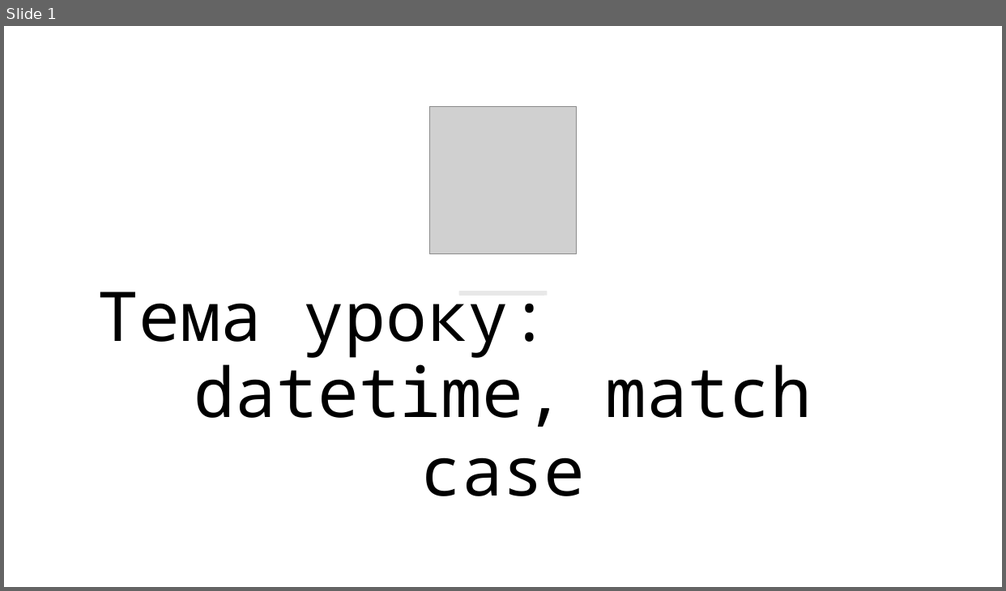
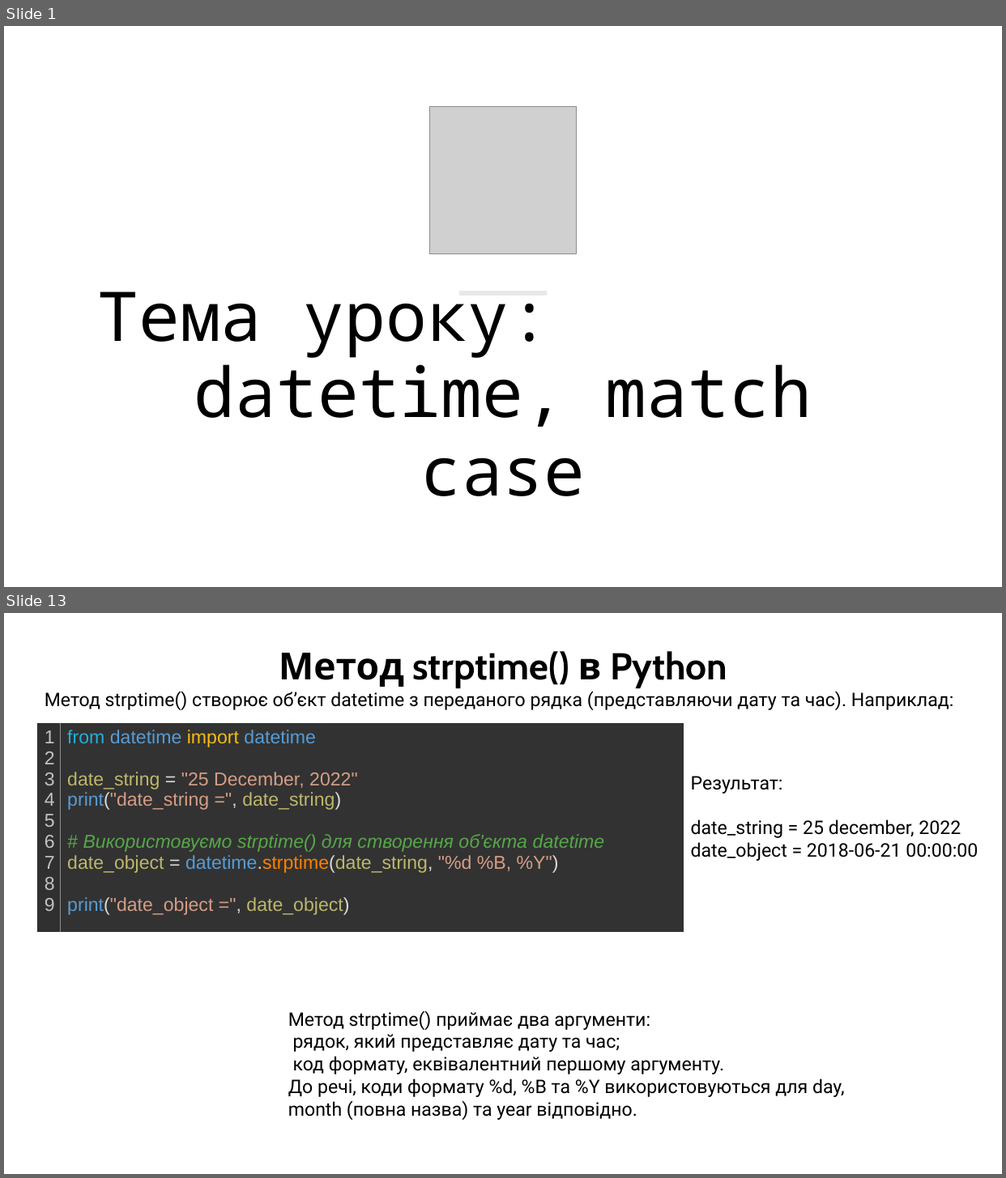
Before and after one commit to arg3ntuum/PythonCourse, a slide deck: Python Урок 22 datetime, match case.pptx. Shown one above the other, each under a label of ours: slide 1 before the commit, slides 1 and 13 after it; the slides between them are not shown. The pictures are 1006x591 and 1006x1178 pixels, drawn with LibreOffice and Linux fonts; fonts in the diff are those of the drawing; grey boxes stand for pictures. Boxes give left, top, right and bottom in pixels: in the first picture for what was removed or moved away, otherwise in the second. Text is boxed around its words. In the diff, an @@ line names an element or a change of style, - is before the commit and + after.

```diff
--- a/Python Урок 22 datetime, match case.pptx
+++ b/Python Урок 22 datetime, match case.pptx
@@ slide 13 added at [4, 613, 1002, 1174], background #FFFFFF @@
@@ text added at [279, 651, 727, 688], 36 pt, text #000000, bold @@
+Метод strptime() в Python
@@ text added at [44, 691, 954, 710], 18 pt, text #000000 @@
+Метод strptime() створює об’єкт datetime з переданого рядка (представляючи дату та час). Наприклад:
@@ table added at [37, 723, 684, 933], 1 rows, 2 columns @@
+1 / 2 / 3 / 4 / 5 / 6 / 7 / 8 / 9 | from datetime import datetime / date_string = "25 December, 2022" / print("date_string =", date_string) / # Використовуємо strptime() для створення об'єкта datetime / date_object = datetime.strptime(date_string, "%d %B, %Y") / print("date_object =", date_object)
@@ text added at [691, 776, 978, 861], 18 pt, text #000000 @@
+Результат:
+date_string = 25 december, 2022
+date_object = 2018-06-21 00:00:00
@@ text added at [288, 1011, 845, 1120], 18 pt, text #000000 @@
+Метод strptime() приймає два аргументи:
+рядок, який представляє дату та час;
+код формату, еквівалентний першому аргументу.
+До речі, коди формату %d, %B та %Y використовуються для day, month (повна назва) та year відповідно.
```
Also in this commit, not shown: 26 other slides added.
